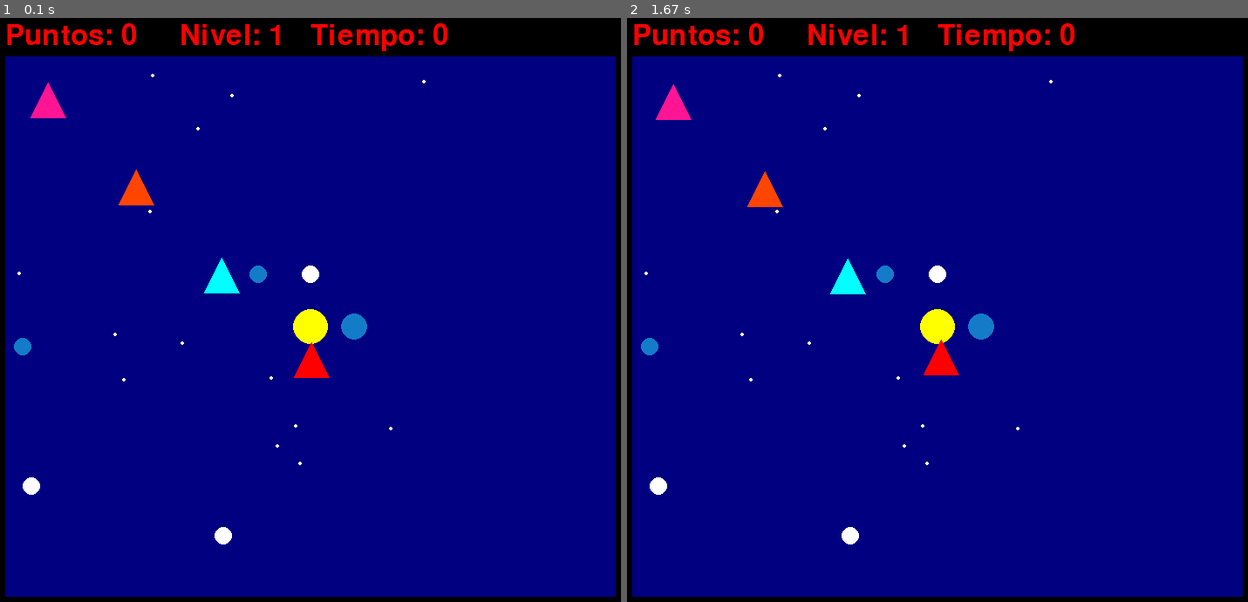
Above: before the commit, frames 1-2 (left to right).
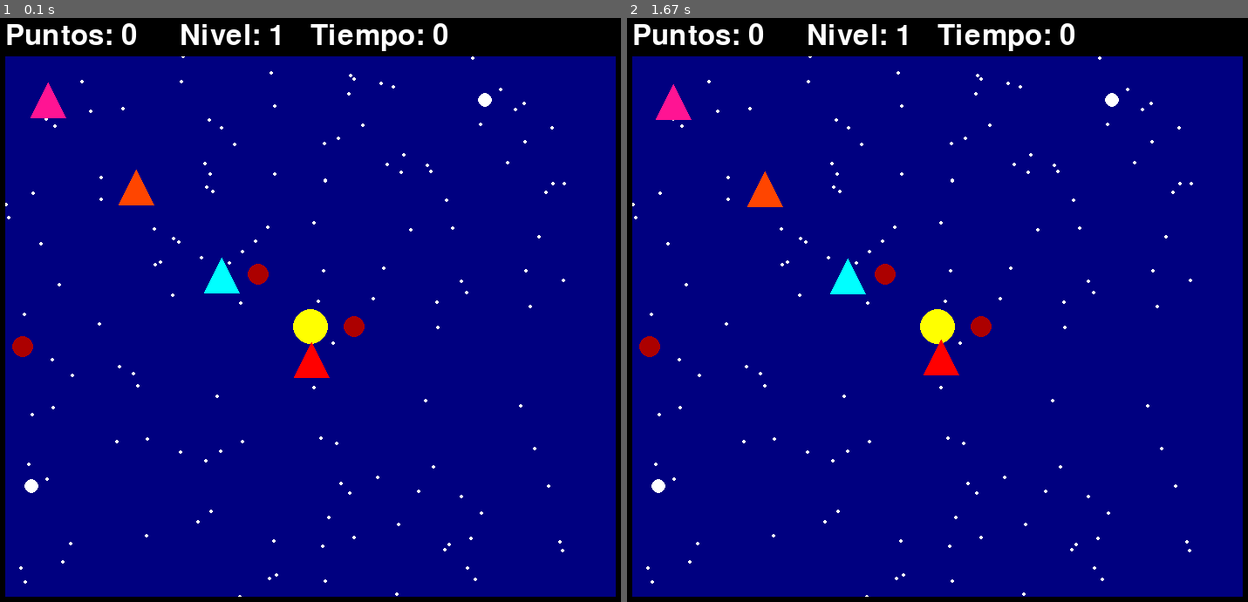
Above: after the commit, the same moments.

Repository: deinol18/pacmanJeff
Game: pygame game, started from prueba 2.py
Two runs of this game, one before a commit and one after it. Both use one fixed random seed, a clock stepped at 60 frames per second and the inputs below.
Inputs:
- Up to frame 1 (0.1 s): no input
- Up to frame 2 (1.67 s): hold M 0.33-0.8 s; hold Right 0.33-0.8 s

The runs differ from the first frame. In frame 1, 1.8% of the frame differs, in the area x 0-92%, y 0-100%; in frame 2, 1.8%.

Commit message:
no se pudo mi gente

Diff:
--- a/prueba 2.py
+++ b/prueba 2.py
@@ -2,21 +2,18 @@
 
 import pygame
 import random
-import math
 import time
-
-
 
 ANCHO_VENTANA = 800
 ALTO_VENTANA = 720
 
 objetos_negros = [(0, 0, 800, 50), (0, 670, 800, 50), (0, 0, 50, 720), (750, 0, 50, 720)]
 
-
-
 puntos = 0
 
 nivel_actual = 1
+
+cantF = 0
 
 bola = None
 
@@ -36,6 +33,7 @@
 thread = threading.Thread(target=incrementar_tiempo)
 pygame.init()
 matriz = [[0] * 40 for i in range(36)]
+
 
 class Bola:
     def __init__(self, ventana, x, y, radio, velocidad):
@@ -48,16 +46,28 @@
         self.comiendo = False
 
     def subir_nivel(self):
-        global fantasmas, nivel_actual, fantasmas_iniciales
+        global fantasmas, nivel_actual, fantasmas_iniciales, pastillas, pastillas_iniciales, frutas, fantasmas_iniciales
         if len(fantasmas) == 0:
             nivel_actual += 1
             fantasmas = fantasmas_iniciales
-            for i in range(nivel_actual*2):
+            pastillas = pastillas_iniciales
+            for i in range(nivel_actual * 2):
                 fantasmas.append(
-                    Fantasma(x=random.randint(110,245), y=random.randint(110,245), velocidad=0.1*nivel_actual, ANCHO_VENTANA=ANCHO_VENTANA, ALTO_VENTANA=ALTO_VENTANA, color=(255, 20, 147)),)
+                    Fantasma(x=random.randint(110, 245), y=random.randint(110, 245), velocidad=0.1 * nivel_actual,
+                             ANCHO_VENTANA=ANCHO_VENTANA, ALTO_VENTANA=ALTO_VENTANA, color=(random.randint(0, 255),
+                                                                                            random.randint(0, 255),
+                                                                                   random.randint(0, 255))), )
+            for i in range(nivel_actual+1):
+                pastillas.append(
+                    Pastilla(x=random.randint(100, 750), y=random.randint(100, 610), radio=8, )
+                )
+
+                frutas.append(
+                    Fruta(x=random.randint(100, 750), y=random.randint(100, 600), radio=12, )
+                )
 
     def mover(self, teclas, objetos_negros):
-        global pastillas, fantasmas, puntos, alimentos, nivel_actual
+        global pastillas, fantasmas, puntos, alimentos, nivel_actual, frutas, cantF
         x_siguiente = self.x
         y_siguiente = self.y
 
@@ -76,7 +86,7 @@
 
         fantasmas_muertos = []
 
-        for i , fantasma in enumerate(fantasmas):
+        for i, fantasma in enumerate(fantasmas):
             if not bola.comiendo:
                 if self.colisiona_con_objeto(x_siguiente, y_siguiente, (fantasma.x, fantasma.y, 10, 10,)):
                     self.gameover = True
@@ -84,11 +94,13 @@
             else:
                 if self.colisiona_con_objeto(x_siguiente, y_siguiente, (fantasma.x, fantasma.y, 10, 10,)):
                     fantasmas_muertos.append(i)
+                    cantF += 1
+                    print(cantF)
                     puntos += 10
 
         fantasmas_vivos = []
 
-        for i , fantasma in enumerate(fantasmas):
+        for i, fantasma in enumerate(fantasmas):
             if not i in fantasmas_muertos:
                 fantasmas_vivos.append(fantasma)
 
@@ -96,14 +108,14 @@
 
         pastillas_aborrar = []
 
-        for i , pastilla in enumerate(pastillas):
+        for i, pastilla in enumerate(pastillas):
             if self.colisiona_con_objeto(x_siguiente, y_siguiente, (pastilla.x, pastilla.y, 20, 20,)):
+                pastillas_aborrar.append(i)
                 self.comiendo = True
-                pastillas_aborrar.append(i)
 
         pastillas_sobro = []
 
-        for i , pastilla in enumerate(pastillas):
+        for i, pastilla in enumerate(pastillas):
             if not i in pastillas_aborrar:
                 pastillas_sobro.append(pastilla)
 
@@ -113,36 +125,52 @@
 
         ali_aborrar = []
 
-        for i , alimento in enumerate(alimentos):
+        for i, alimento in enumerate(alimentos):
             if self.colisiona_con_objeto(x_siguiente, y_siguiente, (alimento[0], alimento[1], 7, 7,)):
                 puntos += 1
                 ali_aborrar.append(i)
 
         alimentos_sobro = []
 
-        for i , alimento in enumerate(alimentos):
+        for i, alimento in enumerate(alimentos):
             if not i in ali_aborrar:
                 alimentos_sobro.append(alimento)
 
         alimentos = alimentos_sobro
 
-
+        ##############################################
+
+        frutas_aborrar = []
+
+        for i, fruta in enumerate(frutas):
+            if self.colisiona_con_objeto(x_siguiente, y_siguiente, (fruta.x, fruta.y, 20, 20,)):
+                puntos += 20
+                frutas_aborrar.append(i)
+
+        frutas_sobro = []
+
+        for i, fruta in enumerate(frutas):
+            if not i in frutas_aborrar:
+                frutas_sobro.append(fruta)
+
+        frutas = frutas_sobro
 
         self.x = x_siguiente
         self.y = y_siguiente
         self.subir_nivel()
 
-#########################################################################
+    #########################################################################
 
     def colisiona_con_objeto(self, x, y, objeto):
         return (
-            x + self.radio > objeto[0] and
-            x - self.radio < objeto[0] + objeto[2] and
-            y + self.radio > objeto[1] and
-            y - self.radio < objeto[1] + objeto[3])
+                x + self.radio > objeto[0] and
+                x - self.radio < objeto[0] + objeto[2] and
+                y + self.radio > objeto[1] and
+                y - self.radio < objeto[1] + objeto[3])
 
     def dibujar(self):
         pygame.draw.circle(self.ventana, (255, 255, 0), (int(self.x), int(self.y)), self.radio)
+
 
 class Fantasma:
     def __init__(self, x, y, velocidad, ANCHO_VENTANA, ALTO_VENTANA, color):
@@ -152,13 +180,12 @@
         self.ANCHO_VENTANA, self.ALTO_VENTANA = ANCHO_VENTANA, ALTO_VENTANA
         self.color = color
 
-
     def colisiona_con_objeto(self, x, y, objeto):
         return (
-            x + 20 > objeto[0] and
-            x - 20 < objeto[0] + objeto[2] and
-            y + 20 > objeto[1] and
-            y - 20 < objeto[1] + objeto[3])
+                x + 20 > objeto[0] and
+                x - 20 < objeto[0] + objeto[2] and
+                y + 20 > objeto[1] and
+                y - 20 < objeto[1] + objeto[3])
 
     def mover_continuamente(self):
 
@@ -177,13 +204,20 @@
         if self.y < 0 or self.y > self.ALTO_VENTANA:
             self.direccion_y = -self.direccion_y
 
+
 fantasmas = [
-    Fantasma(x=100, y=100, velocidad=0.1, ANCHO_VENTANA=ANCHO_VENTANA, ALTO_VENTANA=ALTO_VENTANA, color=(255, 20, 147)),    # Rosa
-    Fantasma(x=200, y=200, velocidad=0.1, ANCHO_VENTANA=ANCHO_VENTANA, ALTO_VENTANA=ALTO_VENTANA, color=(255, 69, 0)),      # Naranja
-    Fantasma(x=300, y=300, velocidad=0.1, ANCHO_VENTANA=ANCHO_VENTANA, ALTO_VENTANA=ALTO_VENTANA, color=(0, 255, 255)),     # Cian
-    Fantasma(x=400, y=400, velocidad=0.2, ANCHO_VENTANA=ANCHO_VENTANA, ALTO_VENTANA=ALTO_VENTANA, color=(255, 0, 0))]       # Rojo
+    Fantasma(x=100, y=100, velocidad=0.1, ANCHO_VENTANA=ANCHO_VENTANA, ALTO_VENTANA=ALTO_VENTANA, color=(255, 20, 147)),
+    # Rosa
+    Fantasma(x=200, y=200, velocidad=0.1, ANCHO_VENTANA=ANCHO_VENTANA, ALTO_VENTANA=ALTO_VENTANA, color=(255, 69, 0)),
+    # Naranja
+    Fantasma(x=300, y=300, velocidad=0.1, ANCHO_VENTANA=ANCHO_VENTANA, ALTO_VENTANA=ALTO_VENTANA, color=(0, 255, 255)),
+    # Cian
+    Fantasma(x=400, y=400, velocidad=0.2, ANCHO_VENTANA=ANCHO_VENTANA, ALTO_VENTANA=ALTO_VENTANA, color=(255, 0, 0))]
+    # Rojo
+
 
 fantasmas_iniciales = fantasmas
+
 
 class Item:
 
@@ -196,26 +230,33 @@
 class Fruta(Item):
 
     def __init__(self, x, y, radio):
-        Item.__init__(self,x,y, radio)
+        Item.__init__(self, x, y, radio)
+
 
 class Alimento(Item):
 
     def __init__(self, x, y, radio):
-        Item.__init__(self,x,y, radio)
+        Item.__init__(self, x, y, radio)
+
 
 class Pastilla(Item):
 
     def __init__(self, x, y, radio):
-        Item.__init__(self,x,y, radio)
+        Item.__init__(self, x, y, radio)
+
 
 def generar_alimentos(cantidad):
-    return [(random.randint(30, 600), random.randint(30, 600),) for _ in range(cantidad)]
-
-alimentos = generar_alimentos(15)
-
-pastillas = [Pastilla(x=400, y=300, radio=10), Pastilla(300, 600, radio=10), Pastilla(80, 543, radio=10)]
-
-frutas = [Pastilla(x=450, y=360, radio=15), Pastilla(340, 300, radio=10), Pastilla(70, 383, radio=10)]
+    return [(random.randint(30, 700), random.randint(30, 700),) for _ in range(cantidad)]
+
+
+alimentos = generar_alimentos(150)
+
+pastillas = [Pastilla(80, 543, radio=8), Pastilla(x=600, y=100, radio=8)]
+pastillas_iniciales = pastillas
+
+frutas = [Pastilla(x=450, y=360, radio=12), Pastilla(340, 300, radio=12), Pastilla(70, 383, radio=12)]
+frutas_iniciales = frutas
+
 
 class Juego:
     def __init__(self, ancho, alto):
@@ -239,13 +280,11 @@
                 if fila < 3 or fila > 32 or columna < 3 or columna > 36:
                     matriz[fila][columna] = 0
                 else:
-                    matriz[fila][columna] = 1
-
+                    matriz[fila][columna] = " "
 
         x_matriz = (int(bola.y) // 20)
         y_matriz = (int(bola.x) // 20)
         matriz[x_matriz][y_matriz] = 8
-
 
         for ghost in fantasmas:
             x_matriz = (int(ghost.y) // 20)
@@ -268,7 +307,6 @@
             y_matriz = int(bloque[0] // 20)
             matriz[x_matriz][y_matriz] = 0
 
-
     def ejecutar(self):
 
         global objetos_negros, bola, pastillas, frutas
@@ -290,13 +328,12 @@
             if teclas[pygame.K_m] and not self.tecla_m_presionada:
                 if not pausa:
                     self.imprimir_matriz()
-                print(f"Posición de la bola: ({int(bola.x/20)}, {int(bola.y/20)})")
+                print(f"Posición de la bola: ({int(bola.x / 20)}, {int(bola.y / 20)})")
                 self.tecla_m_presionada = True
                 pausa = not pausa
             elif not teclas[pygame.K_m]:
                 self.tecla_m_presionada = False
 
-
             if not pausa:
                 if not bola.gameover:
                     bola.mover(teclas, objetos_negros)
@@ -308,22 +345,22 @@
                     self.ventana.fill((0, 0, 128))
 
                     for alimento in alimentos:
-                        pygame.draw.circle(self.ventana,(255,255,255), alimento, 2)
+                        pygame.draw.circle(self.ventana, (255, 255, 255), alimento, 2)
 
                     # Dibujar objetos negros
                     for objeto in objetos_negros:
                         pygame.draw.rect(self.ventana, (0, 0, 0), objeto)
 
                     font = pygame.font.SysFont(None, 48)
-                    textimage = font.render(f"Puntos: {puntos}", True, (255, 0, 0,))
+                    textimage = font.render(f"Puntos: {puntos}", True, (255, 255, 255,))
                     self.ventana.blit(textimage, (50, 10,))
 
                     font = pygame.font.SysFont(None, 48)
-                    textimage = font.render(f"Nivel: {nivel_actual}", True, (255, 0, 0,))
+                    textimage = font.render(f"Nivel: {nivel_actual}", True, (255, 255, 255,))
                     self.ventana.blit(textimage, (250, 10,))
 
                     font = pygame.font.SysFont(None, 48)
-                    textimage = font.render(f"Tiempo: {segundos}", True, (255, 0, 0,))
+                    textimage = font.render(f"Tiempo: {segundos}", True, (255, 255, 255,))
                     self.ventana.blit(textimage, (400, 10,))
 
                     bola.dibujar()
@@ -332,18 +369,20 @@
                         fantasma.mover_continuamente()
 
                     for fantasma in fantasmas:
-                        pygame.draw.polygon(self.ventana, fantasma.color, [(fantasma.x, fantasma.y - 20), (fantasma.x - 20, fantasma.y + 20), (fantasma.x + 20, fantasma.y + 20)])
+                        pygame.draw.polygon(self.ventana, fantasma.color,
+                                            [(fantasma.x, fantasma.y - 20), (fantasma.x - 20, fantasma.y + 20),
+                                             (fantasma.x + 20, fantasma.y + 20)])
 
                     for pastilla in pastillas:
-                        pygame.draw.circle(self.ventana, (255, 255, 255), (int(pastilla.x), int(pastilla.y)), pastilla.radio)
+                        pygame.draw.circle(self.ventana, (255, 255, 255), (int(pastilla.x), int(pastilla.y)),
+                                           pastilla.radio)
 
                     for fruta in frutas:
-                        pygame.draw.circle(self.ventana, (20, 123, 200), (int(fruta.x), int(fruta.y)), fruta.radio)
+                        pygame.draw.circle(self.ventana, (172, 0, 0), (int(fruta.x), int(fruta.y)), fruta.radio)
 
                     self.act_mat()
 
             pygame.display.update()
-
 
 
 if __name__ == "__main__":
